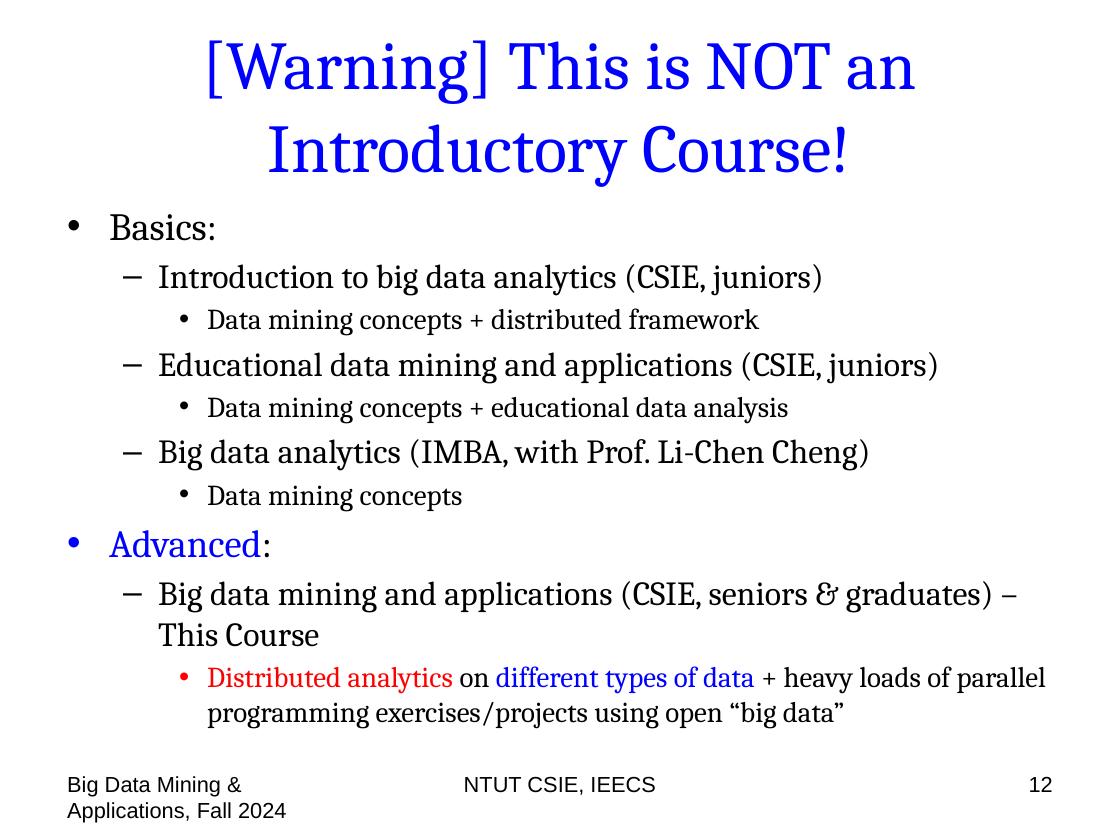
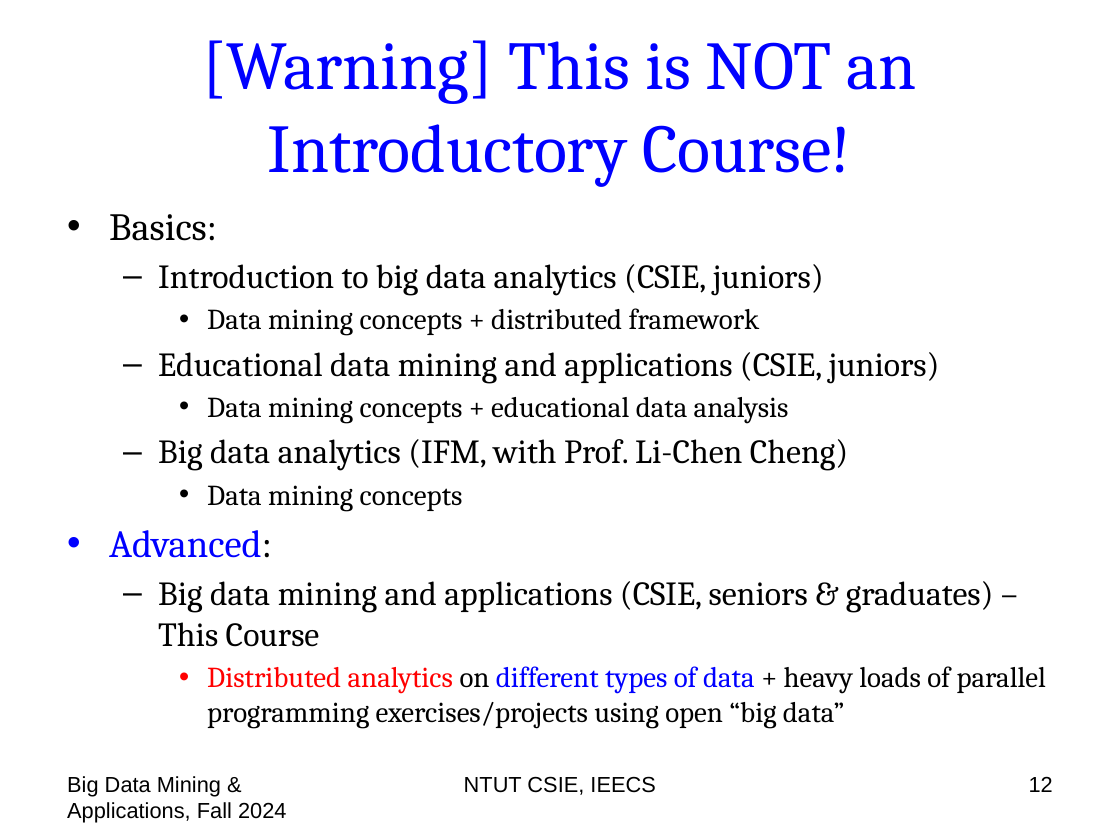
Before and after one commit to chriswjh/chriswjh.github.io, a slide deck: slide 12 of BDM/00-overview.pptx. Drawn at 1120x840 pixels with LibreOffice and Linux fonts; fonts in the diff are those of the drawing. Boxes give left, top, right and bottom in pixels: in the first picture for what was removed or moved away, otherwise in the second. Text is boxed around its words. In the diff, an @@ line names an element or a change of style, - is before the commit and + after.

```diff
--- a/BDM/00-overview.pptx
+++ b/BDM/00-overview.pptx
@@ text at bbox=[158, 439, 848, 471]: text changed @@
-  – Big data analytics (IMBA, with Prof. Li-Chen Cheng)
+  – Big data analytics (IFM, with Prof. Li-Chen Cheng)
```
Also in this commit, not shown: 12 other slides changed, 1 other file.
